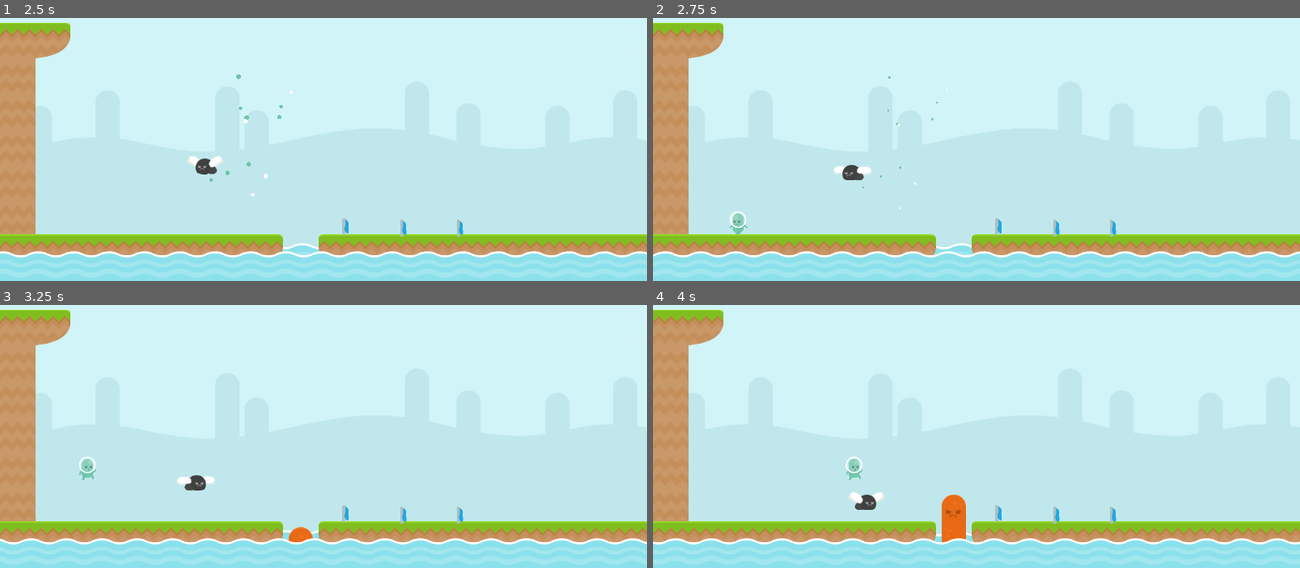
Above: before the commit, frames 1-4 (two rows, left to right).
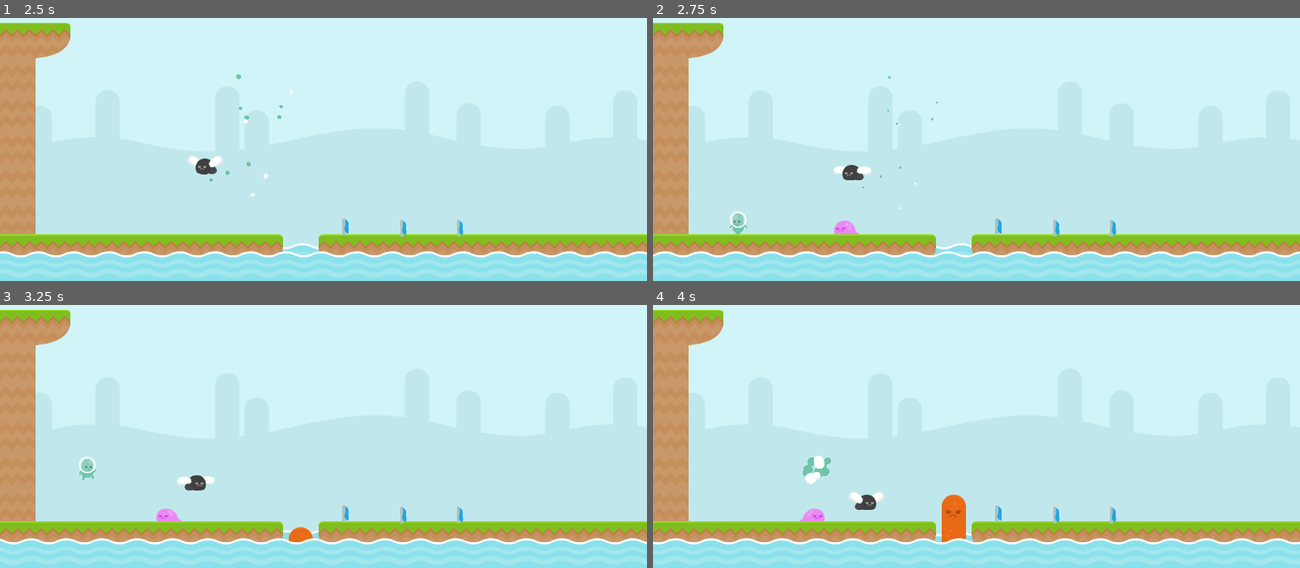
Above: after the commit, the same moments.

Repository: RafaelForbeck/the-way
Game: Godot game, scene res://scenes/phase.tscn
Two runs of this game, one before a commit and one after it. Both use one fixed random seed, a clock stepped at 60 frames per second and the inputs below.
Inputs:
- Up to frame 1 (2.5 s): tap Enter (jump) at 0.5, 0.77, 1.52 s; hold S (duck) 0.53-1.28 s; hold Right (move_right) 0.53-2.03 s; tap S (duck) at 1.35 s; hold Left (move_left) from 2.03 s (still down); hold S (duck) from 2.03 s (still down)
- Up to frame 2 (2.75 s): keep holding Left (move_left); keep holding S (duck)
- Up to frame 3 (3.25 s): release Left (move_left) at 2.78 s; release S (duck) at 2.78 s; hold Right (move_right) from 2.78 s (still down); tap S (duck) at 2.85 s; tap Enter (jump) at 3.02 s
- Up to frame 4 (4 s): keep holding Right (move_right); hold S (duck) from 3.53 s (still down); tap Enter (jump) at 3.77 s

Frame 1 is identical in both runs. In frame 2, 0.2% of the frame differs, in the area x 28-32%, y 76-83%; in frame 3, 0.1%; in frame 4, 0.6%, in the area x 22-33%, y 57-83%.

Commit message:
feat: creates enemy respawns

Diff:
--- a/entities/particles_explosion.tscn
+++ b/entities/particles_explosion.tscn
@@ -28,15 +28,19 @@
 [node name="PrimaryParticles" type="GPUParticles2D" parent="."]
 modulate = Color(0.435294, 0.768627, 0.662745, 1)
 z_index = 1
+emitting = false
 process_material = SubResource("ParticleProcessMaterial_g4r1g")
 texture = ExtResource("1_aswpr")
+one_shot = true
 explosiveness = 1.0
 
 [node name="SecondaryParticles" type="GPUParticles2D" parent="."]
 z_index = 1
+emitting = false
 amount = 4
 process_material = SubResource("ParticleProcessMaterial_g4r1g")
 texture = ExtResource("1_aswpr")
+one_shot = true
 explosiveness = 1.0
 
 [node name="Timer" type="Timer" parent="."]
--- a/scenes/phase.tscn
+++ b/scenes/phase.tscn
@@ -6,6 +6,7 @@
 [ext_resource type="PackedScene" uid="uid://5rgmrnka8y3c" path="res://entities/player.tscn" id="3_nqrv7"]
 [ext_resource type="PackedScene" uid="uid://blp3uso27n4ci" path="res://entities/enemy/crawling_enemy.tscn" id="5_bevv6"]
 [ext_resource type="PackedScene" uid="uid://nb2pk5clhgbv" path="res://entities/checkpoint.tscn" id="6_r62uk"]
+[ext_resource type="Script" path="res://scripts/enemies.gd" id="6_uunq5"]
 [ext_resource type="PackedScene" uid="uid://cqhiylx5iqo5t" path="res://entities/enemy/fly_floating_enemy.tscn" id="6_x04kf"]
 [ext_resource type="PackedScene" uid="uid://62la67es3kfn" path="res://entities/enemy/lava_floating_enemy.tscn" id="7_25bwo"]
 
@@ -341,14 +342,15 @@
 one_shot = true
 
 [node name="Enemies" type="Node" parent="."]
-
-[node name="CrawlingEnemy" parent="Enemies" instance=ExtResource("5_bevv6")]
+script = ExtResource("6_uunq5")
+
+[node name="CrawlingEnemy" parent="Enemies" groups=["enemies"] instance=ExtResource("5_bevv6")]
 position = Vector2(412, 396)
 h_oscillation = true
 h_range = 100.0
 h_speed = 1.2
 
-[node name="FlyFloatingEnemy" parent="Enemies" instance=ExtResource("6_x04kf")]
+[node name="FlyFloatingEnemy" parent="Enemies" groups=["enemies"] instance=ExtResource("6_x04kf")]
 position = Vector2(487, 330)
 h_oscillation = true
 h_range = 100.0
@@ -357,7 +359,7 @@
 v_range = 50.0
 v_speed = 2.0
 
-[node name="LavaFloatingEnemy" parent="Enemies" instance=ExtResource("7_25bwo")]
+[node name="LavaFloatingEnemy" parent="Enemies" groups=["enemies"] instance=ExtResource("7_25bwo")]
 position = Vector2(595, 515)
 is_imortal = true
 v_oscillation = true
--- /dev/null
+++ b/scripts/enemies.gd
@@ -0,0 +1,4 @@
+extends Node
+
+func respawnAll():
+	get_tree().call_group("enemies", "respawn")
--- a/scripts/enemy.gd
+++ b/scripts/enemy.gd
@@ -49,6 +49,9 @@
 func get_is_imortal() -> bool:
 	return is_imortal
 
+func respawn():
+	enableNode()
+
 func disabelNode():
 	self.process_mode = Node.PROCESS_MODE_DISABLED
 	self.visible = false
--- a/scripts/game.gd
+++ b/scripts/game.gd
@@ -2,9 +2,11 @@
 
 @onready var respawn_delay: Timer = $RespawnDelay
 @onready var player: Player = $Player
+@onready var enemies: Node = $Enemies
 
 func _on_player_player_death() -> void:
 	respawn_delay.start()
 
 func _on_respawn_delay_timeout() -> void:
 	player.respawn()
+	enemies.respawnAll()
Not shown: 1 places in entities/particles_explosion.tscn that only renumber resources
Not shown: 1 places in scenes/phase.tscn that only renumber resources
